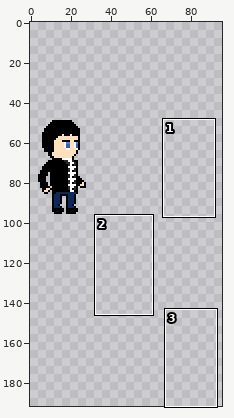
Sprite sheet: Zold/Zold/Content/placeholders/Textures/main.png. The picture above shows the old version from afar; the outline marks the close-up.
Close-up. Before:
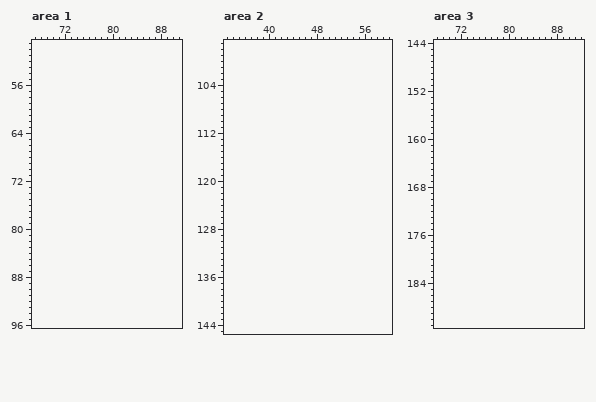
The file is 24x47 pixels. Shown: area 1: x 67..91, y 49..96; area 2: x 33..60, y 97..145; area 3: x 68..92, y 144..191. The old version is drawn lined up with the new one, on the new canvas. The commit also changed other parts of the picture, which this record leaves out.
Palette (. is transparent): 
After the commit:
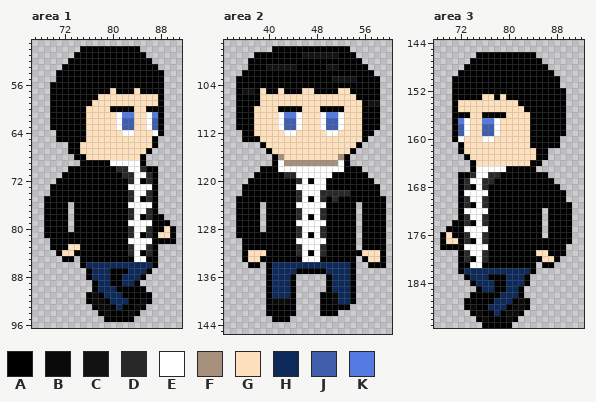
Colours new in this view: A #000000  B #0a0a0a  C #121212  D #282828  E #ffffff  F #a68f7b  G #ffe0bd  H #0c2959  J #415ead  K #557be2
Diff:
canvas 24x47 -> 96x192, the old top-left corner now at 4,49
Changed rows in their new state; - is an unchanged pixel.
Area 1:
first column x 69:
50 ------AAAAAAAAAA------
51 -----AAAAAAAAAAAA-----
52 ----AAAAAAAAAAAAAA----
53 ---AAAAAAAAAAAAAAAA---
54 --AAAAAAAAAAAAAAAAAA--
55 --AAAAAAAAAAAAAAAAAA--
56 -AAAAAAAAAAAAAAAAAAA--
57 -AAAAAAAAAAGAAAGAAAA--
58 -AAAAAAAAGGGGGGGGGGA--
59 -AAAAAAAGGGGGGGGGGGA--
60 -AAAAAAGGGGAAAAGGAAA--
61 -AAAAAAGGGGGEKKGGEKA--
62 -AAAAAAGGGGGEJJGGEJA--
63 -AAAAAAGGGGGEJJGGEJA--
64 --AAAAAGGGGGGEEGGGEA--
65 --AAAAAGGGGGGGGGGGA---
66 ----AAGGGGGGGGGGGGA---
67 ----AAGGGGGGGGGGGA----
68 -----AAGGGGGGGGGA-----
69 ------AAAAAEEEEEA-----
70 ----AAAAAAAADDEEDAA---
71 ---AAAAAAAAAADDEEDA---
72 --AAAAAAAAAAAADEADA---
73 -AAAAAAAAAAAAAEEEEA---
74 -AAAAAAAAAAAAADEEDA---
75 AAAAAAAAAAAAAADEADA---
76 AAAA-AAAAAAAAAEEEEA---
77 AAAA-AAAAAAAAADEEDA---
78 AAAA-AAAAAAAAADEADAA--
79 AAAA-AAAAAAAAAEEEEAAA-
80 AAAA-AAAAAAAAADEEDAAGA
81 AAAAAAAAAAAAAADEADAGGA
82 -AAAAAAAAAAAAAEEEEAAAA
83 -AAAGGAAAAAAAADEEDA---
84 --AGGAAAAAAAAADEADA---
85 ---AA-AAAAAAAAAEEAA---
86 ------AHHHHHHHHHHHA---
87 -------AHHHAAAHHHA----
88 -------AHHHAAHHHA-----
89 --------AHHAAHHA------
90 --------AHHHAAAAA-----
91 -------ABAHHHAAAAA----
92 -------ABBAHHHAABA----
93 --------ABBAHAABA-----
94 ---------ABAAABA------
95 ----------AAAAA-------
Area 2:
first column x 35:
 98 ------AAAAAAAAAAAAA------
 99 ---AAAAAAAACCCCCCAAA-----
100 --AAAAAAAAAAAAAAAAAAA----
101 --AAACCCCCAAAAACCAAAAA---
102 -AAAAAAAAAAAAAAAAAAAAAA--
103 AAAAAAAAAAAAAAAACCCCAAAA-
104 AAAAAAAAAAAAAAAAAAAAAAAA-
105 ACCAGAAGAAAGGAAAAGGAAAAA-
106 AAAAGGGGGGGGGGGGGGGGAAAA-
107 AAAAGGGGGGGGGGGGGGGGGACC-
108 AAAGGGGAAAAGGGAAAAGGGAAA-
109 AAAGGGGEKKEGGGEKKEGGGAAA-
110 AAAGGGGEJJEGGGEJJEGGGAAA-
111 AAAGGGGEJJEGGGEJJEGGGAAA-
112 -AAGGGGGEEGGGGGEEGGGGAA--
113 -AAAGGGGGGGGGGGGGGGGGA---
114 ----AGGGGGGGGGGGGGGGA----
115 -----AGGGGGGGGGGGGGA-----
116 ------AFGGGGGGGGGFA------
117 ------AEFFFFFFFFFEA------
118 ----AAAEEEEEEEEEEEAAA----
119 ---AAAAADDEEEEEEAAAAAA---
120 --AAAAAAAADEAEEAAAAAAAA--
121 -AAAAAAAAAEEEEEAAAAAAAAA-
122 -AAAAAAAAADEEEDDDDDAAAAA-
123 AAAAAAAAAADEAEDADAAAAAAAA
124 AAAA-AAAAAEEEEEAAAAA-AAAA
125 AAAA-AAAAADEEEDAAAAA-AAAA
126 AAAA-AAAAADEAEDAAAAA-AAAA
127 AAAA-AAAAAEEEEEAAAAA-AAAA
128 AAAA-AAAAADEEEDAAAAA-AAAA
129 AAAAAAAAAADEAEDAAAAA-AAAA
130 -AAAAAAAAAEEEEEAAAAA-AAAA
131 -AAAAAAAAADEEEDAAAAA-AAAA
132 -AGGGAAAAADEAEDAAAAAAGGGA
133 -AGGAAAAAAAEEEAAAAAA-AGGA
134 --AA-AHHHHHHHHHHHHHA--AAA
135 -----AHHHHAAAAAHHHHA-----
136 -----AHHHA-----AHHHA-----
137 -----AHHHA-----AHHHA-----
138 -----AHHHA-----AHHHA-----
139 -----AHHHA----AABHHA-----
140 -----ABBBA----AABHHA-----
141 -----AAAAA----AAAAA------
142 -----AAAAA----AAA--------
143 ------AAA----------------
Area 3:
first column x 69:
146 ------AAAAAAAAAA------
147 -----AAAAAAAAAAAA-----
148 ----AAAAAAAAAAAAAA----
149 ---AAAAAAAAAAAAAAAA---
150 --AAAAAAAAAAAAAAAAAA--
151 --AAAAAAAAAAAAAAAAAA--
152 --AAAAAAAAAAAAAAAAAAA-
153 --AAAAAGGAGAAAAAAAAAA-
154 --AGGGGGGGGGGAAAAAAAA-
155 --AGGGGGGGGGGGAAAAAAA-
156 --AAAGGAAAAGGGGAAAAAA-
157 --AKEGGKKEGGGGGAAAAAA-
158 --AJEGGJJEGGGGGAAAAAA-
159 --AJEGGJJEGGGGGAAAAAA-
160 --AEGGGEEGGGGGGAAAAA--
161 ---AGGGGGGGGGGGAAAAA--
162 ---AGGGGGGGGGGGGAA----
163 ----AGGGGGGGGGGGAA----
164 -----AGGGGGGGGGAA-----
165 -----AEEEEEAAAAA------
166 ---AADEEDDAAAAAAAA----
167 ---ADEEDDAAAAAAAAAA---
168 ---ADAEDAAAAAAAAAAAA--
169 ---AEEEEAAAAAAAAAAAAA-
170 ---ADEEDAAAAAAAAAAAAA-
171 ---ADAEDAAAAAAAAAAAAAA
172 ---AEEEEAAAAAAAAA-AAAA
173 ---ADEEDAAAAAAAAA-AAAA
174 --AADAEDAAAAAAAAA-AAAA
175 -AAAEEEEAAAAAAAAA-AAAA
176 AGAADEEDAAAAAAAAA-AAAA
177 AGGADAEDAAAAAAAAAAAAAA
178 AAAAEEEEAAAAAAAAAAAAA-
179 ---ADEEDAAAAAAAAGGAAA-
180 ---ADAEDAAAAAAAAAGGA--
181 ---AAEEAAAAAAAAA-AA---
182 ---AHHHHHHHHHHHA------
183 ----AHHHAAAHHHA-------
184 -----AHHHAAHHHA-------
185 ------AHHAAHHA--------
186 -----AAAAAHHHA--------
187 ----AAAAAHHHABA-------
188 ----ABAAHHHABBA-------
189 -----ABAAHABBA--------
190 ------ABAAABA---------
191 -------AAAAA----------
